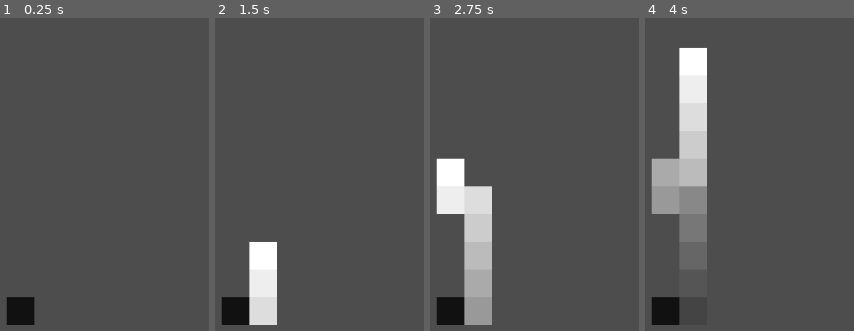
Above: before the commit, frames 1-4 (left to right).
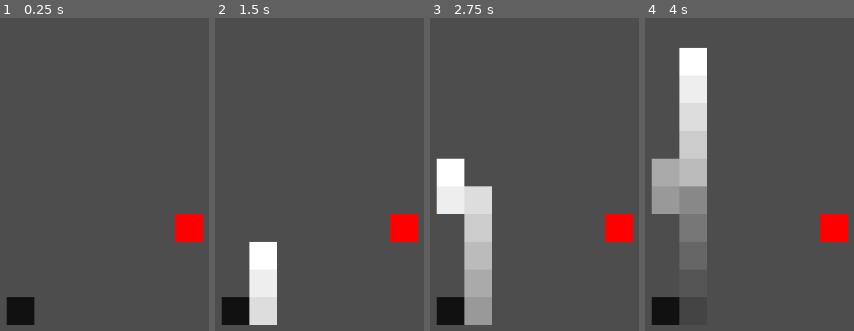
Above: after the commit, the same moments.

Repository: Someoneyeeting/GMTK
Game: Godot game, scene res://node_2d.tscn
The game is run twice, just before and just after one commit, with the same random seed, the same clock (stepped at 60 frames per second) and the same inputs.
Inputs:
- Up to frame 1 (0.25 s): no input
- Up to frame 2 (1.5 s): tap Enter at 0.5 s; hold W (up) 0.53-1.28 s; hold D (right) from 0.53 s (still down); tap Space at 1.25 s; tap W (up) at 1.35 s
- Up to frame 3 (2.75 s): tap W (up) at 1.52, 1.82 s; release D (right) at 2.03 s; hold A (left) from 2.03 s (still down); hold W (up) from 2.03 s (still down)
- Up to frame 4 (4 s): tap Enter at 2.75 s; release A (left) at 2.78 s; release W (up) at 2.78 s; hold D (right) from 2.78 s (still down); tap W (up) at 2.85, 3.02, 3.32 s; hold W (up) from 3.53 s (still down)

The runs differ from the first frame. In frame 1, 1.2% of the frame differs, in the area x 83-98%, y 62-72%; in frame 2, 1.2%; in frame 3, 1.2%; in frame 4, 1.2%.

Commit message:
cut jeff

Diff:
--- /dev/null
+++ b/deadbody.tscn
@@ -0,0 +1,3 @@
+[gd_scene format=3 uid="uid://d357d31psslwy"]
+
+[node name="deadbody" type="RigidBody2D"]
--- a/head.gd
+++ b/head.gd
@@ -6,19 +6,35 @@
 var grid_scale = Vector2(40,40)
 
 const TAIL = preload("res://tail.tscn")
+const BODY = preload("res://deadbody.tscn")
 var cols := []
 var poses = []
 var off := Vector2.ZERO
 
+
+func add_tail():
+	var tail = TAIL.instantiate()
+	tail.ind = cols.size()
+	cols.append(tail)
+	add_child(tail)
+	tail.modulate = lerp(Color.WHITE,Color.BLACK,float(cols.size()) / length)
+	tail.cut.connect(cut)
+
 func _ready() -> void:
 
 	for i in length:
-		var tail = TAIL.instantiate()
-		cols.append(tail)
-		add_child(tail)
-		tail.modulate = lerp(Color.WHITE,Color.BLACK,float(i) / length)
-		if(i == 0):
-			$rayspos.reparent(tail)
+		add_tail()
+
+	$rayspos.reparent(cols[0])
+
+func cut(ind):
+	cols[ind].queue_free()
+	length = ind
+	if(ind != cols.size() - 1):
+		var body = BODY.instantiate()
+		for i in range(ind + 1,cols.size()):
+			cols[i].reparent(body)
+		get_parent().add_child.call_deferred(body)
 
 func _input(event: InputEvent) -> void:
 	var dir = Vector2.ZERO
@@ -52,7 +68,7 @@
 	move_and_slide()
 
 	while(cols.size() > length):
-		cols.pop_back().queue_free()
+		cols.pop_back()
 	while(cols.size() < length):
 		var tail = TAIL.instantiate()
 		tail.position = cols[-1].position
--- a/node_2d.tscn
+++ b/node_2d.tscn
@@ -1,6 +1,7 @@
-[gd_scene load_steps=4 format=3 uid="uid://cgw2wrg7rism3"]
+[gd_scene load_steps=5 format=3 uid="uid://cgw2wrg7rism3"]
 
 [ext_resource type="PackedScene" uid="uid://bxl2ccdf31g4r" path="res://head.tscn" id="1_kqp3p"]
+[ext_resource type="PackedScene" uid="uid://88fwtr1j7jgo" path="res://spike.tscn" id="2_m5nc6"]
 
 [sub_resource type="RectangleShape2D" id="RectangleShape2D_gu2xr"]
 size = Vector2(564, 111)
@@ -26,3 +27,6 @@
 
 [node name="head" parent="." instance=ExtResource("1_kqp3p")]
 position = Vector2(119, 384)
+
+[node name="Spike" parent="." instance=ExtResource("2_m5nc6")]
+position = Vector2(362, 303)
--- /dev/null
+++ b/spike.gd
@@ -0,0 +1 @@
+extends Area2D
--- /dev/null
+++ b/spike.tscn
@@ -0,0 +1,22 @@
+[gd_scene load_steps=3 format=3 uid="uid://88fwtr1j7jgo"]
+
+[ext_resource type="Script" path="res://spike.gd" id="1_gx62s"]
+
+[sub_resource type="RectangleShape2D" id="RectangleShape2D_isaqp"]
+size = Vector2(10, 10)
+
+[node name="Spike" type="Area2D" groups=["cut"]]
+script = ExtResource("1_gx62s")
+
+[node name="CollisionShape2D" type="CollisionShape2D" parent="."]
+shape = SubResource("RectangleShape2D_isaqp")
+debug_color = Color(1, 0, 0, 0.42)
+
+[node name="ColorRect" type="ColorRect" parent="."]
+offset_left = -20.0
+offset_top = -20.0
+offset_right = 20.0
+offset_bottom = 20.0
+color = Color(1, 0, 0, 1)
+
+[connection signal="body_shape_entered" from="." to="." method="_on_body_shape_entered"]
--- /dev/null
+++ b/tail.gd
@@ -0,0 +1,12 @@
+extends CollisionShape2D
+
+
+
+signal cut(ind)
+
+var ind = -1
+
+
+func _on_area_2d_area_entered(area: Area2D) -> void:
+	if(area.is_in_group("cut")):
+		cut.emit(ind)
--- a/tail.tscn
+++ b/tail.tscn
@@ -1,13 +1,26 @@
-[gd_scene load_steps=2 format=3 uid="uid://dkydwjjfqggw2"]
+[gd_scene load_steps=4 format=3 uid="uid://dkydwjjfqggw2"]
+
+[ext_resource type="Script" path="res://tail.gd" id="1_8pf5f"]
 
 [sub_resource type="RectangleShape2D" id="RectangleShape2D_8d52h"]
 size = Vector2(38, 38)
 
+[sub_resource type="RectangleShape2D" id="RectangleShape2D_ard08"]
+size = Vector2(38, 38)
+
 [node name="tail" type="CollisionShape2D"]
 shape = SubResource("RectangleShape2D_8d52h")
+script = ExtResource("1_8pf5f")
 
 [node name="ColorRect" type="ColorRect" parent="."]
 offset_left = -20.0
 offset_top = -20.0
 offset_right = 20.0
 offset_bottom = 20.0
+
+[node name="Area2D" type="Area2D" parent="."]
+
+[node name="CollisionShape2D" type="CollisionShape2D" parent="Area2D"]
+shape = SubResource("RectangleShape2D_ard08")
+
+[connection signal="area_entered" from="Area2D" to="." method="_on_area_2d_area_entered"]
